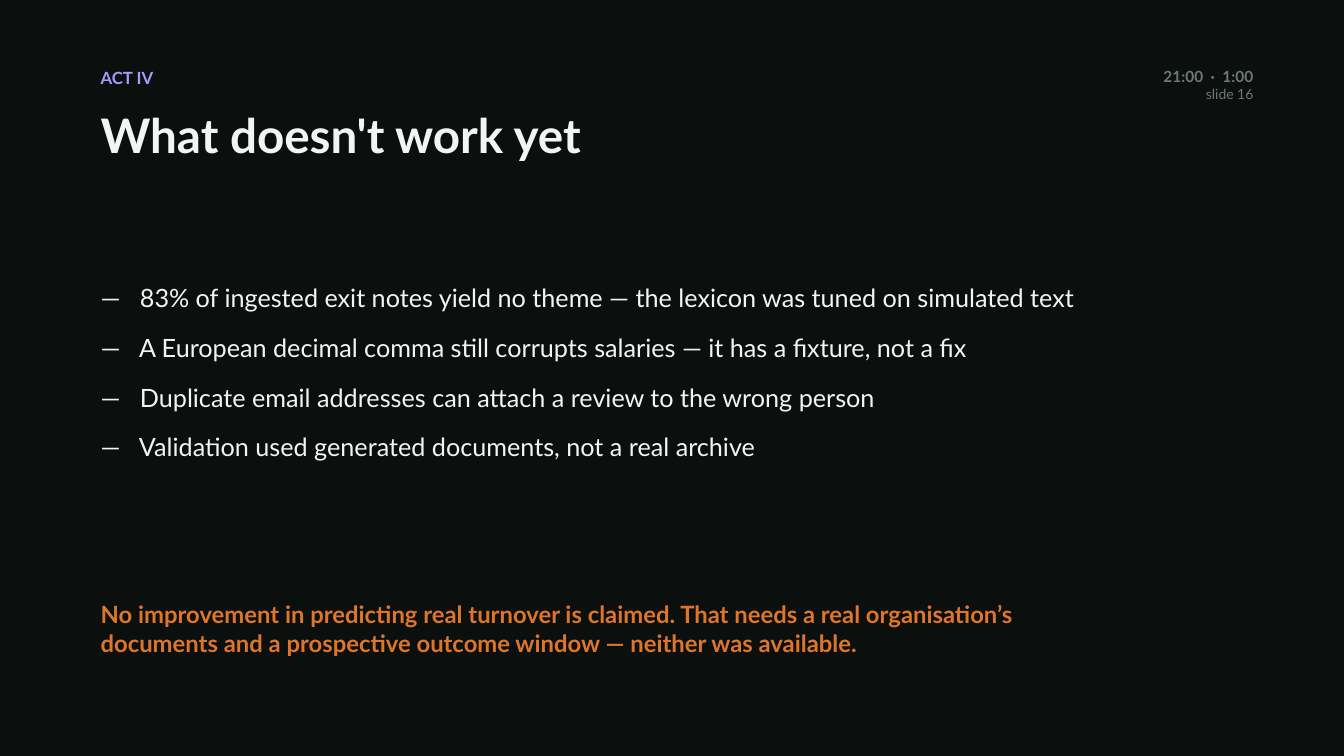
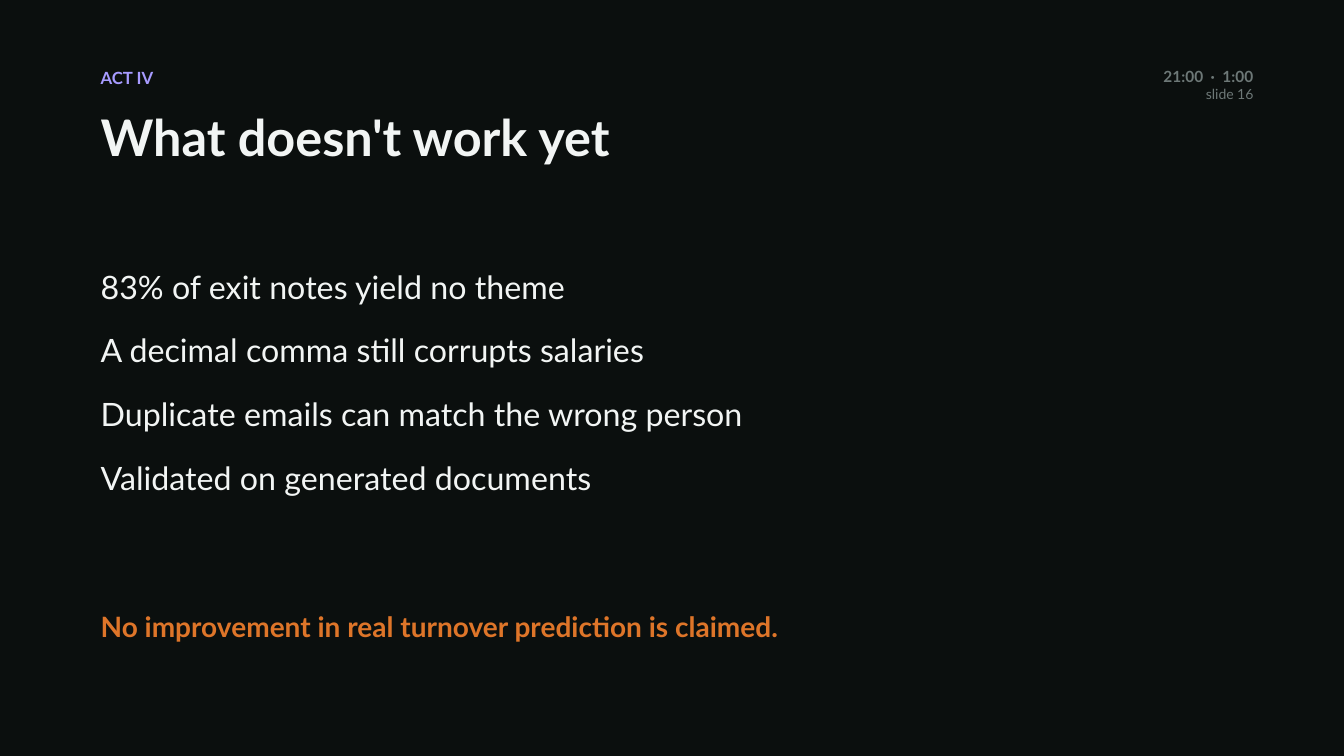
Before and after one commit to AzizKhayati1/companysim, a slide deck: slide 16 of docs/reading-the-paperwork.pptx. Drawn at 1344x756 pixels with LibreOffice and Linux fonts; fonts in the diff are those of the drawing. Boxes give left, top, right and bottom in pixels: in the first picture for what was removed or moved away, otherwise in the second. Text is boxed around its words. In the diff, an @@ line names an element or a change of style, - is before the commit and + after.

```diff
--- a/docs/reading-the-paperwork.pptx
+++ b/docs/reading-the-paperwork.pptx
@@ text "What doesn't work yet" at [101,118,609,164]: size 34 to 36 pt @@
@@ text at [101,275,743,496]: text changed; size 18 to 23 pt @@
-— 83% of ingested exit notes yield no theme — the lexicon was tuned on simulated text
-— A European decimal comma still corrupts salaries — it has a fixture, not a fix
-— Duplicate email addresses can attach a review to the wrong person
-— Validation used generated documents, not a real archive
+83% of exit notes yield no theme
+A decimal comma still corrupts salaries
+Duplicate emails can match the wrong person
+Validated on generated documents
@@ text at [101,616,778,642]: text changed; size 17 to 20 pt @@
-No improvement in predicting real turnover is claimed. That needs a real organisation’s documents and a prospective outcome window — neither was available.
+No improvement in real turnover prediction is claimed.
```
Also in this commit, not shown: 28 other slides changed, 2 other files.
